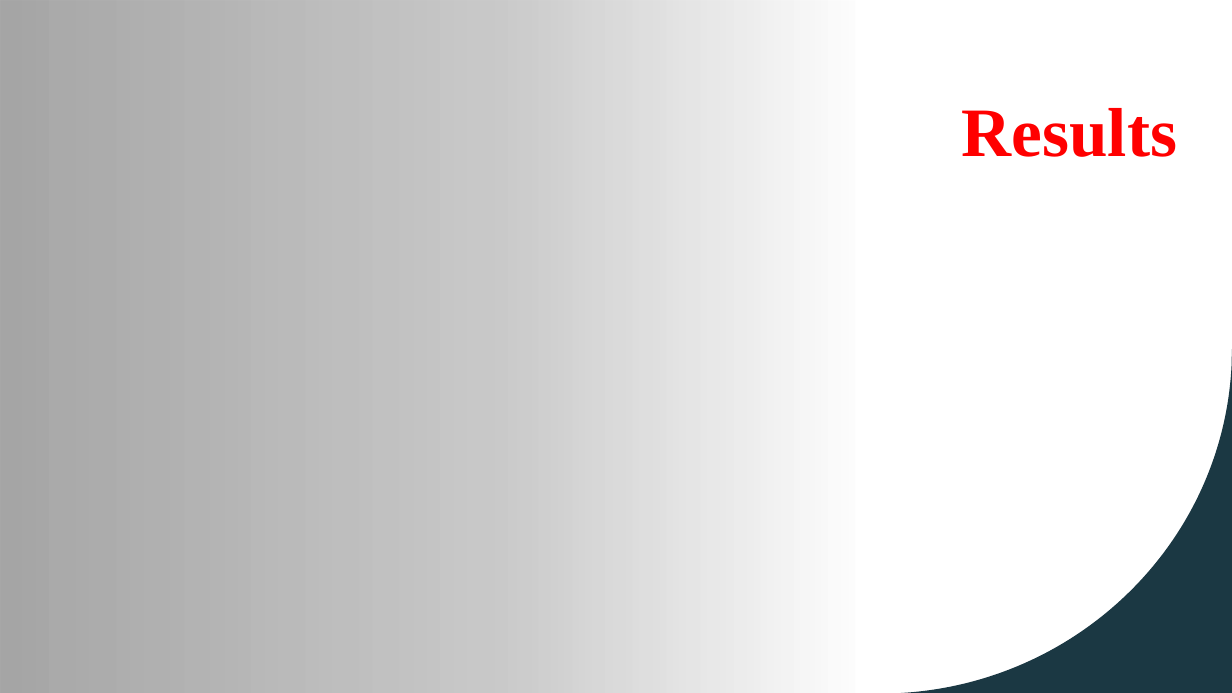
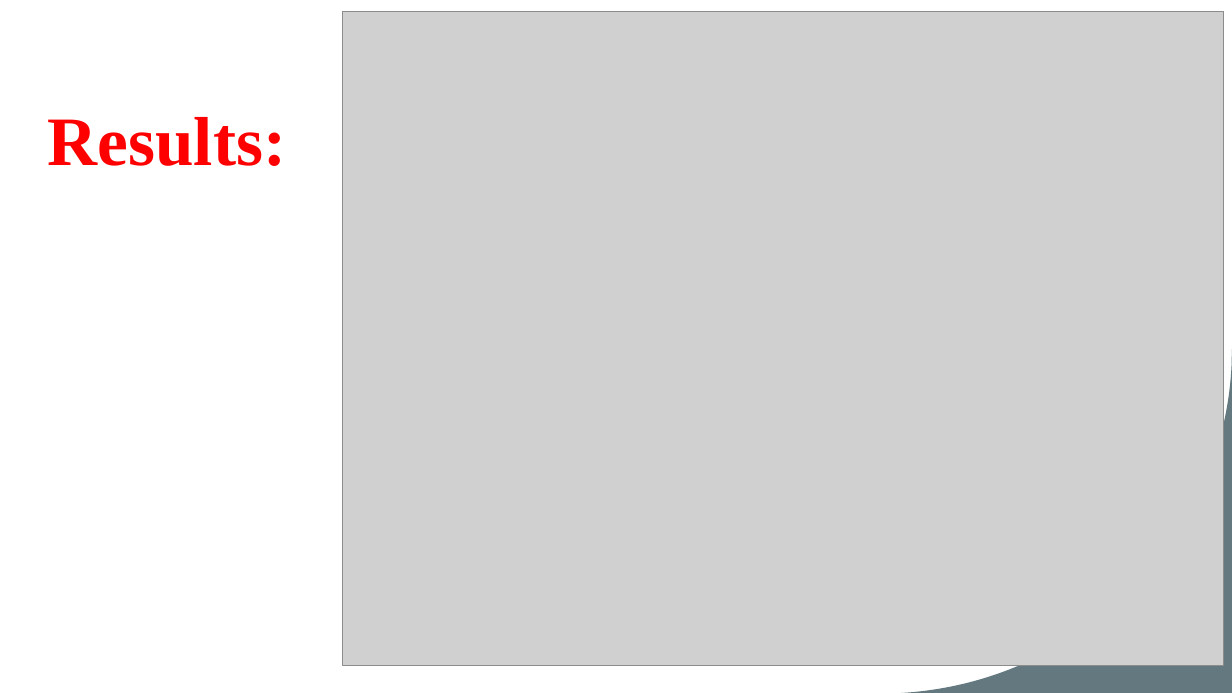
Before and after one commit to vinay-polanki/ATC_R_Project, a slide deck: slide 10 of Atc & Visualisation.pptx (slide 9 before the commit). Drawn at 1232x693 pixels with LibreOffice and Linux fonts; fonts in the diff are those of the drawing; grey boxes stand for pictures; background and template pictures are left out. Boxes give left, top, right and bottom in pixels: in the first picture for what was removed or moved away, otherwise in the second. Text is boxed around its words. In the diff, an @@ line names an element or a change of style, - is before the commit and + after.

```diff
--- a/Atc & Visualisation.pptx
+++ b/Atc & Visualisation.pptx
@@ rectangle removed at [0,0,858,693] @@
@@ picture added at [343,11,1225,665] @@
@@ text "Results:": place and size @@
-text "Results:" at [962,108,1177,157]
+text "Results:" at [48,117,287,166]
@@ text "Results:" at [48,117,287,166]: size 32 to 54 pt, font Roboto to Times New Roman, text colour #FFFFFF to #FF0000 in "Results:"; vertical alignment bottom to top @@
@@ freeform shape removed at [890,349,1232,693] @@
```
Also in this commit, not shown: 5 other slides changed, 2 slides added.
